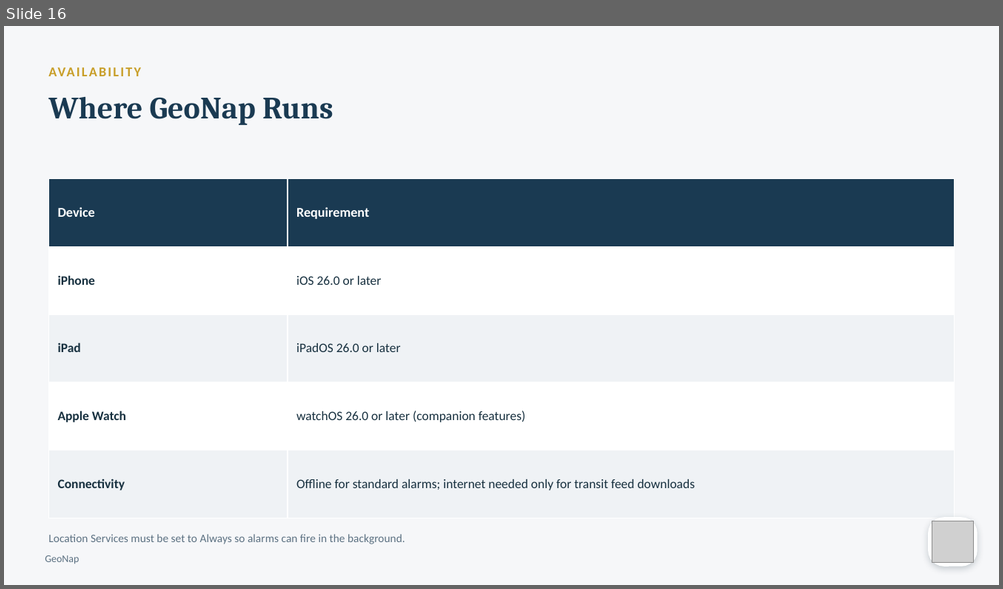
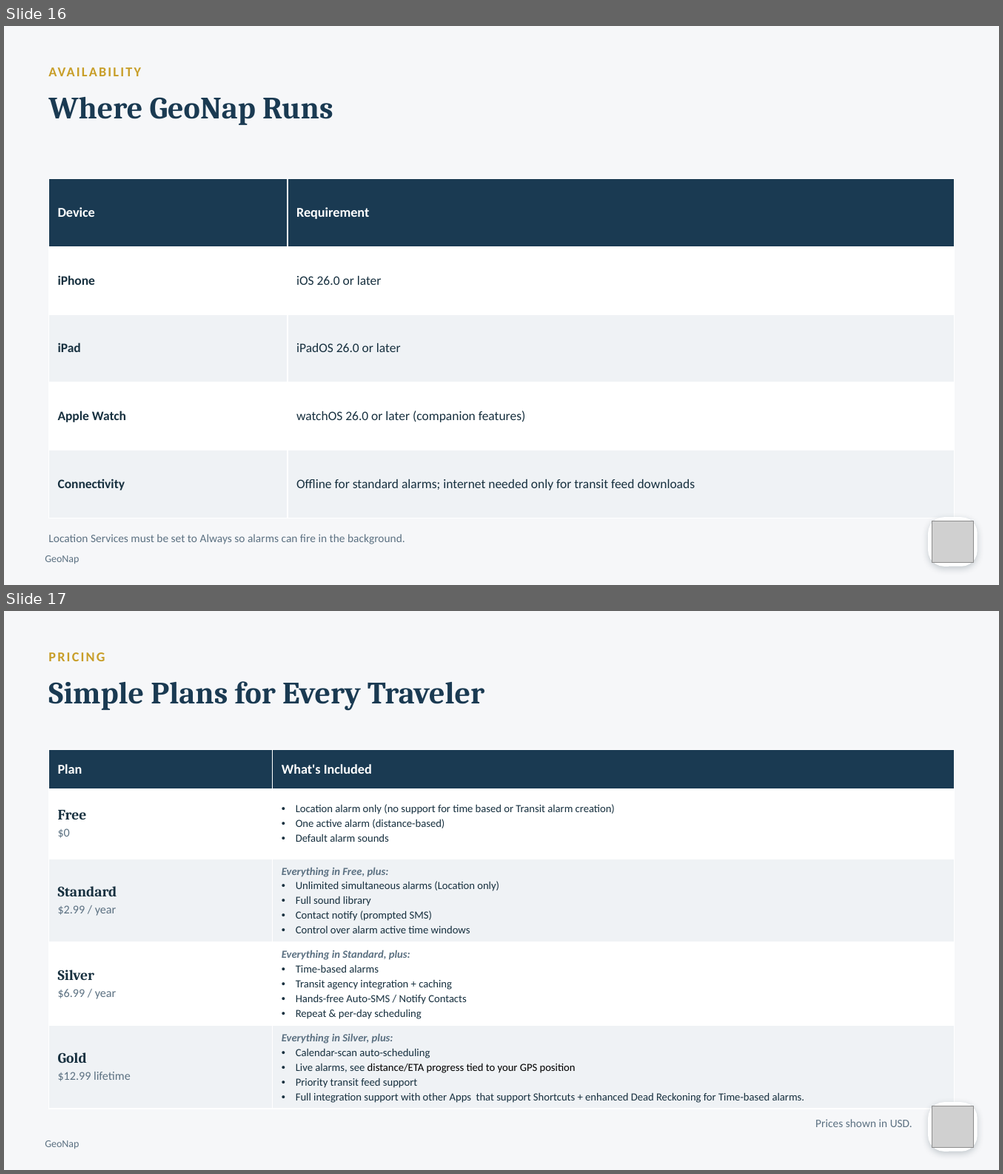
Before and after one commit to rmbartis/GeoNap, a slide deck: docs/GeoNap Presentations/GeoNap_Marketing_Deck.pptx. Shown one above the other, each under a label of ours: slide 16 before the commit, slides 16 and 17 after it. The pictures are 1003x589 and 1003x1174 pixels, drawn with LibreOffice and Linux fonts; fonts in the diff are those of the drawing; grey boxes stand for pictures. Boxes give left, top, right and bottom in pixels: in the first picture for what was removed or moved away, otherwise in the second. Text is boxed around its words. In the diff, an @@ line names an element or a change of style, - is before the commit and + after.

Commit message:
What’s new -
Auto-SMS Notifications - Tested and operational.
Live Alarms - See your distance/ETA progress tied to your GPS position (under test).
Full Apple Shortcut Support - Enable GeoNap to integrate with any Apple App that supports Apple Shortcuts (enhancement to the prior Home Automation support).
Apple Watch Integration - Complete, including additions to debug log to help resolve field reported issues. (tested in simulation only)
iCloud Integration - Support for syncing with all your iOS based devices
“Tier Control” - A new temporary, Settings control has been added to emulate App behavior based on what service tier users pay for

```diff
--- a/docs/GeoNap Presentations/GeoNap_Marketing_Deck.pptx
+++ b/docs/GeoNap Presentations/GeoNap_Marketing_Deck.pptx
@@ slide 17 added at [4,611,999,1170], background #F6F7F9 @@
@@ text added at [48,652,105,661], 13 pt, text #C89E28, bold @@
+PRICING
@@ text added at [48,681,484,711], 30 pt, text #1A3A52, bold @@
+Simple Plans for Every Traveler
@@ table added at [48,750,954,1116], 5 rows, 2 columns @@
+Plan | What's Included
+Free / $0 | Location alarm only (no support for time based or Transit alarm creation) / One active alarm (distance-based) / Default alarm sounds
+Standard / $2.99 / year | Everything in Free, plus: / Unlimited simultaneous alarms (Location only) / Full sound library / Contact notify (prompted SMS) / Control over alarm active time windows
+Silver / $6.99 / year | Everything in Standard, plus: / Time-based alarms / Transit agency integration + caching / Hands-free Auto-SMS / Notify Contacts / Repeat & per-day scheduling
+Gold / $12.99 lifetime | Everything in Silver, plus: / Calendar-scan auto-scheduling / Live alarms, see distance/ETA progress tied to your GPS position / Priority transit feed support / Full integration support with other Apps that support Shortcuts + enhanced Dead Reckoning for Time-based alarms.
@@ text added at [815,1119,912,1128], 11 pt, text #5C7182 @@
+Prices shown in USD.
@@ rounded rectangle added at [928,1102,977,1152], fill #FFFFFF @@
@@ picture added at [931,1106,973,1148] @@
@@ text added at [45,1141,79,1149], 10 pt, text #5C7182 @@
+GeoNap
```
Also in this commit, not shown: 57 other files.
